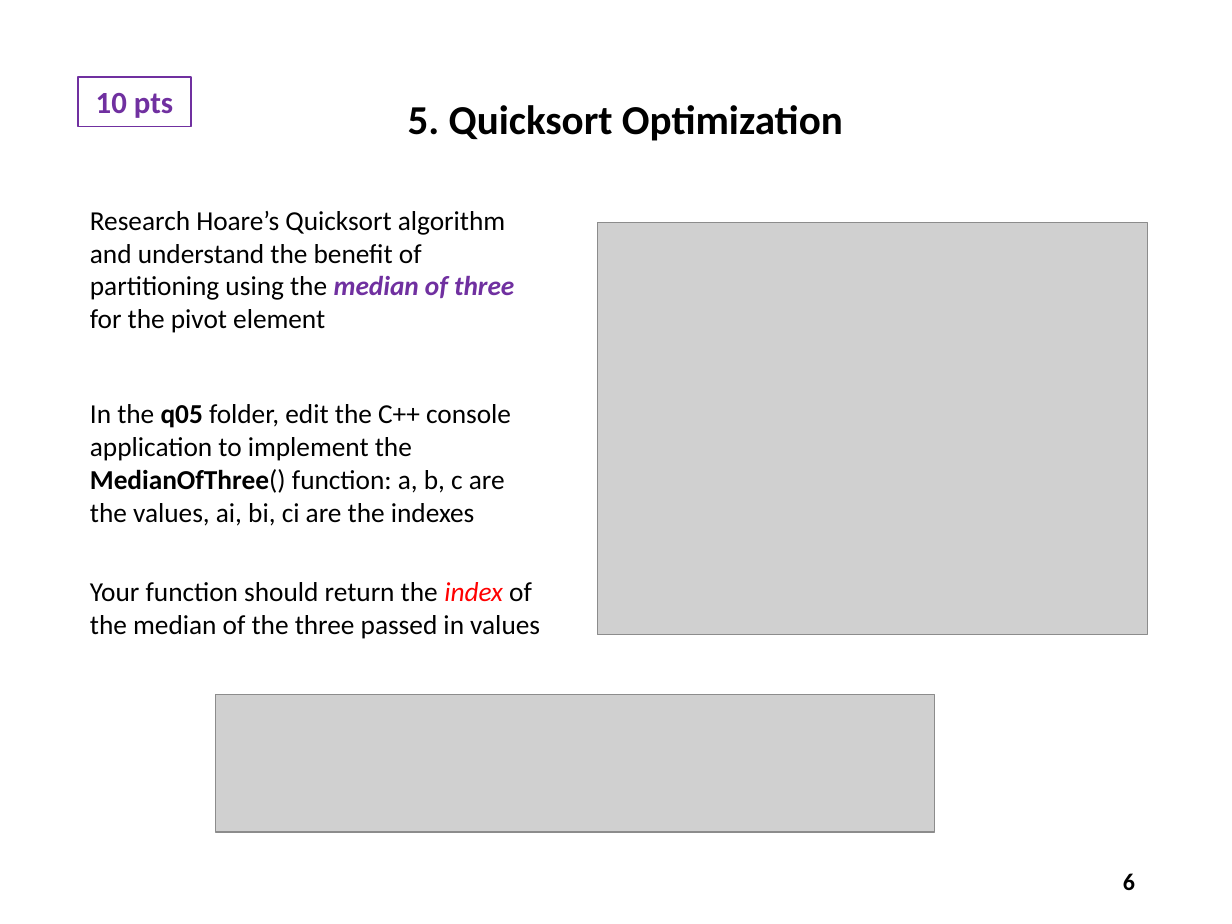
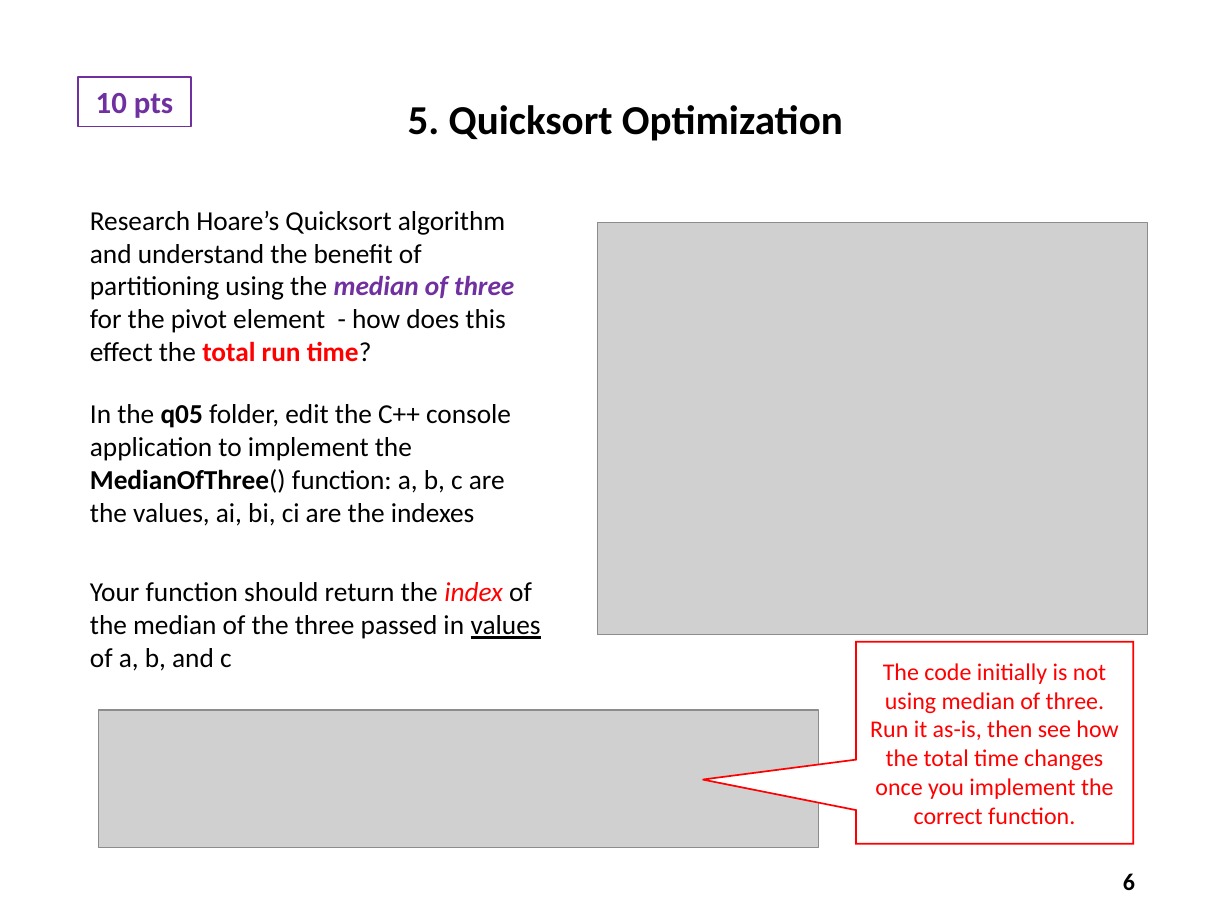
Before and after one commit to dbiersach/scicomp301-cpp-linux, a slide deck: slide 6 of exam1/Exam 1 Questions.pptx. Drawn at 1232x924 pixels with LibreOffice and Linux fonts; fonts in the diff are those of the drawing; grey boxes stand for pictures. Boxes give left, top, right and bottom in pixels: in the first picture for what was removed or moved away, otherwise in the second. Text is boxed around its words. In the diff, an @@ line names an element or a change of style, - is before the commit and + after.

```diff
--- a/exam1/Exam 1 Questions.pptx
+++ b/exam1/Exam 1 Questions.pptx
@@ text at (90, 211, 514, 362): text changed @@
-Research Hoare’s Quicksort algorithm and understand the benefit of partitioning using the median of three for the pivot element
+Research Hoare’s Quicksort algorithm and understand the benefit of partitioning using the median of three for the pivot element - how does this effect the total run time?
@@ text at (90, 582, 541, 671): text changed @@
-Your function should return the index of the median of the three passed in values
+Your function should return the index of the median of the three passed in values of a, b, and c
@@ speech box added at (856, 642, 1133, 844), fill #FFFFFF, outline #FF0000 1 pt, 14 pt, text #FF0000 @@
+The code initially is not using median of three. Run it as-is, then see how the total time changes once you implement the correct function.
@@ picture: place and size @@
-picture at (216, 695, 935, 833)
+picture at (99, 710, 818, 848)
```
Also in this commit, not shown: 7 other slides changed, 1 other file.
